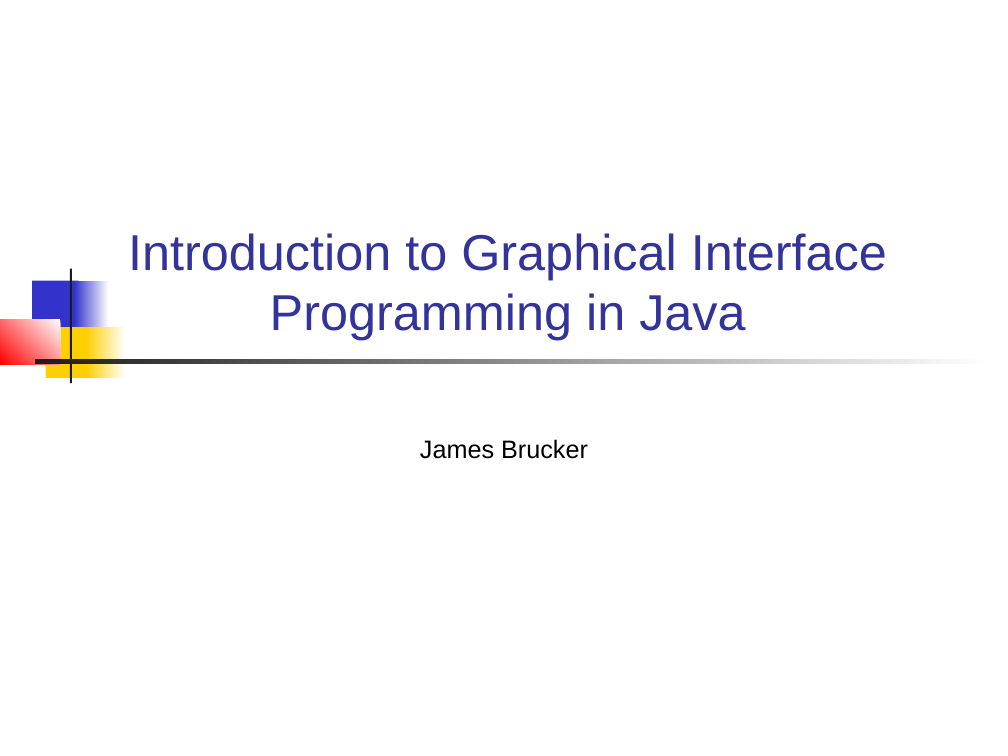
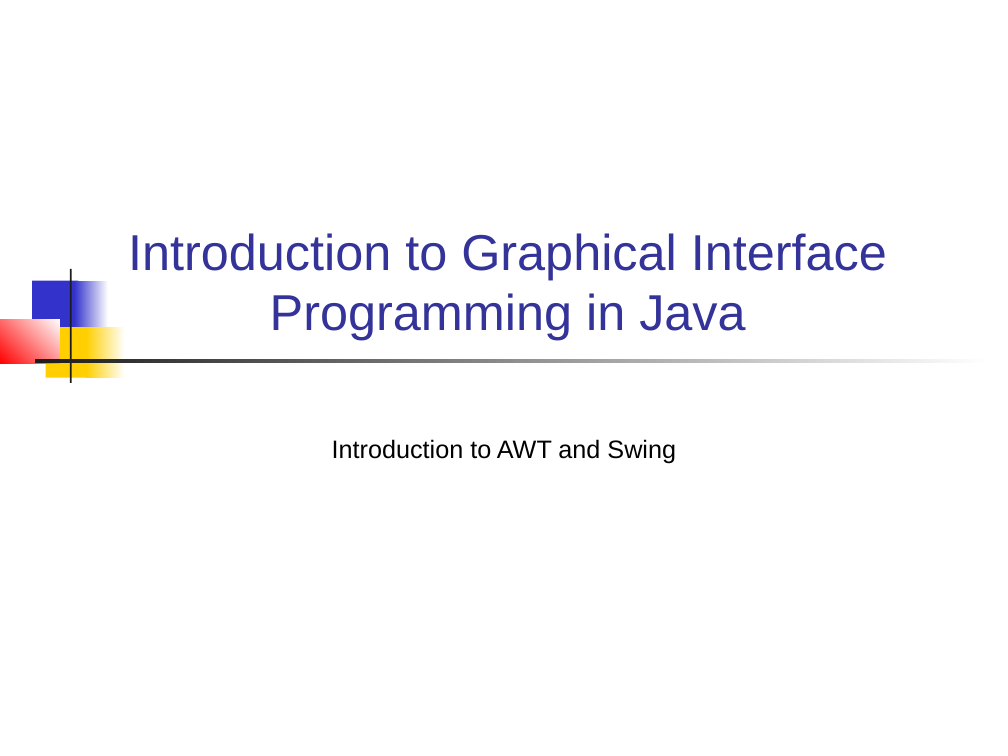
Before and after one commit to skeoop/skeoop.github.io, a slide deck: slide 1 of week7/Graphics-1.ppt. Drawn at 1008x756 pixels with LibreOffice and Linux fonts; fonts in the diff are those of the drawing. Boxes give left, top, right and bottom in pixels: in the first picture for what was removed or moved away, otherwise in the second. Text is boxed around its words. In the diff, an @@ line names an element or a change of style, - is before the commit and + after.

```diff
--- a/week7/Graphics-1.ppt
+++ b/week7/Graphics-1.ppt
@@ subtitle at (x1=332, y1=439, x2=676, y2=464): text changed @@
-James Brucker
+Introduction to AWT and Swing
```
Also in this commit, not shown: 7 other slides changed, 22 slides removed, 27 other files.
